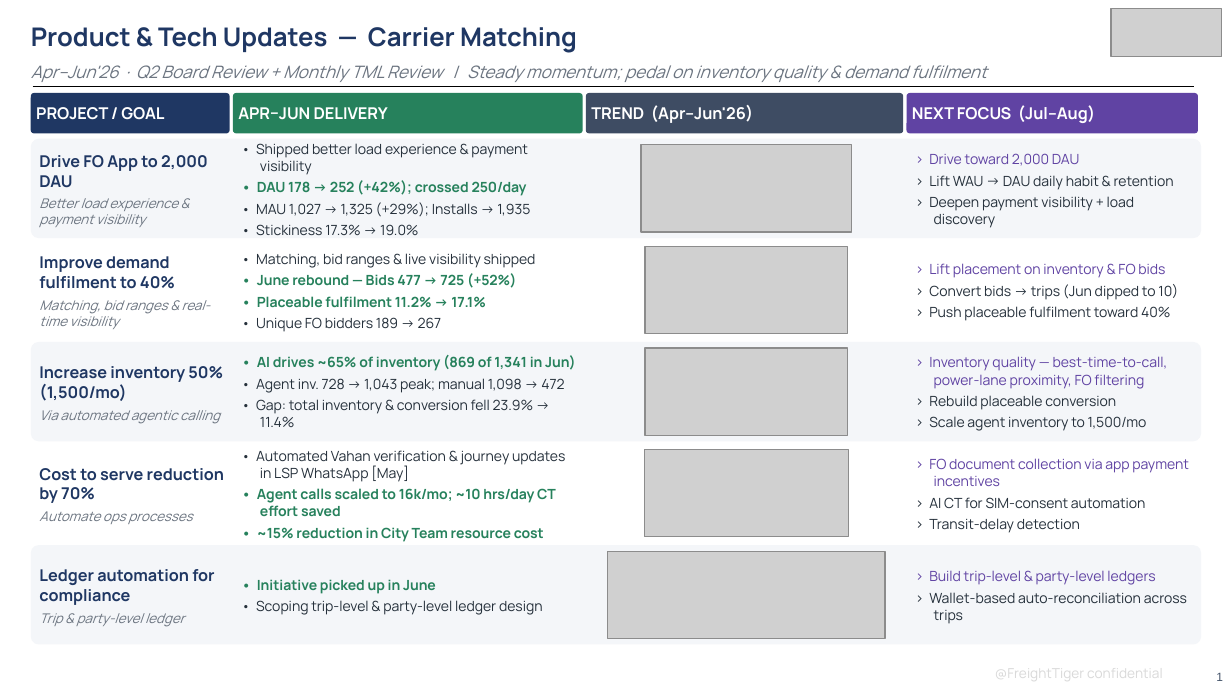
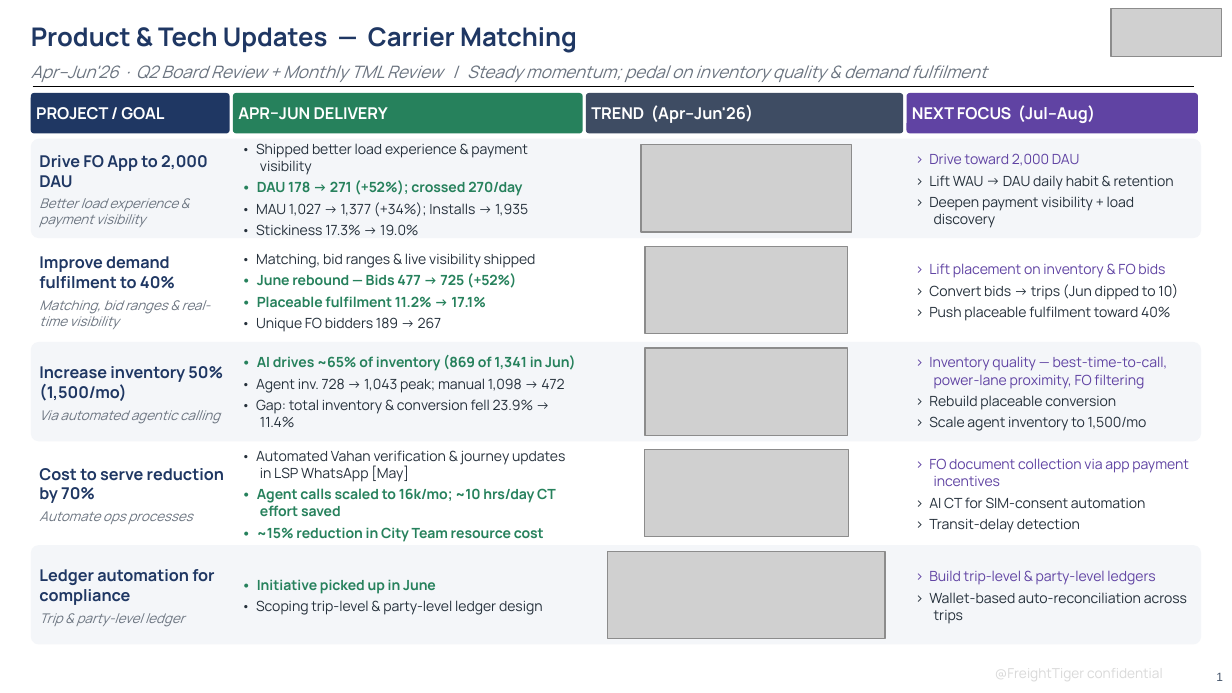
Before and after one commit to Devendra471/linear-prd-agent, a slide deck: slide 1 of board_review_q2_2026/TML_Review_CM_AprMayJun_2026_BoardReview.pptx. Drawn at 1232x693 pixels with LibreOffice and Linux fonts; fonts in the diff are those of the drawing; grey boxes stand for pictures. Boxes give left, top, right and bottom in pixels: in the first picture for what was removed or moved away, otherwise in the second. Text is boxed around its words. In the diff, an @@ line names an element or a change of style, - is before the commit and + after.

```diff
--- a/board_review_q2_2026/TML_Review_CM_AprMayJun_2026_BoardReview.pptx
+++ b/board_review_q2_2026/TML_Review_CM_AprMayJun_2026_BoardReview.pptx
@@ text at box(256, 180, 528, 217): text changed @@
-• DAU 178 → 252 (+42%); crossed 250/day
-• MAU 1,027 → 1,325 (+29%); Installs → 1,935
+• DAU 178 → 271 (+52%); crossed 270/day
+• MAU 1,027 → 1,377 (+34%); Installs → 1,935
```
Also in this commit, not shown: 3 other files.
